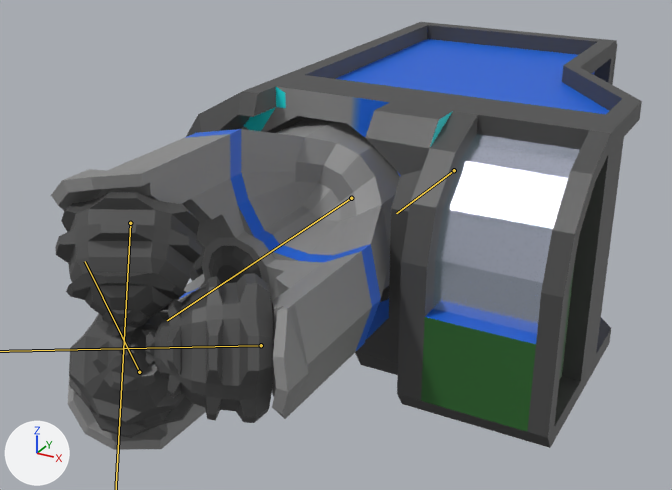
Two versions of the FBX model Assets/Meshes/Player/MiningDrone/DrillingDrone.fbx, one commit apart.
Before and after are seen from a camera (50 mm lens) standing at (1.26, -3.25, 1.2) and looking at (-0.18, -0.64, -0.11). Arrows for +X, +Y and +Z are at lower left; the lights stay in place. Both versions are drawn at frame 39 of the action 'DrillRig_DrillStart'; the numbers are the values there. The bones that bend it are drawn over the model as lines.

In view in the first picture: 'DrillDrone'.
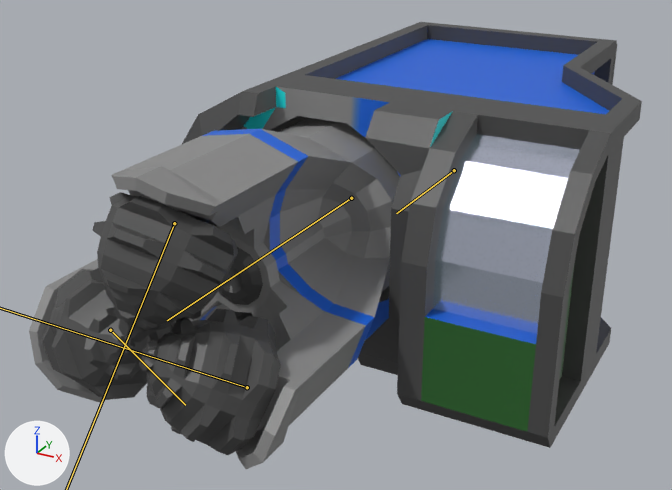
Commit message: fix: Changed the Drilling Drone model so that the drill is separate from the drone and all animations are in the drill

Location of each change, [x1, y1, x2, y2] in pixels of the pictures (672 x 490 px):
'DrillDrone', posed
    before: [51, 22, 642, 450]
    after: [182, 22, 642, 448]
'Drill', now drawn
    after: [29, 118, 400, 469]
bone 'DrillDrone_Drillhead1', root to tip
    before: (139, 372) to (85, 261)
    after: (110, 330) to (185, 405)

The change in detail:
Bone 'DrillDrone_DrillBase' (bone_drilldrone_drillbase) turns from (0, -123, 0) to (0, -155, 0) degrees about its own x, y and z.
Bone 'DrillDrone_Drillhead1' (bone_drilldrone_drillhead1) turns from (0, -135, 0) to (0, -167, 0) degrees about its own x, y and z.
Bone 'DrillDrone_Drillhead2' (bone_drilldrone_drillhead2) turns from (0, -135, 0) to (0, -167, 0) degrees about its own x, y and z.
Bone 'DrillDrone_Drillhead3' (bone_drilldrone_drillhead3) turns from (0, -132, 0) to (0, -167, 0) degrees about its own x, y and z.
